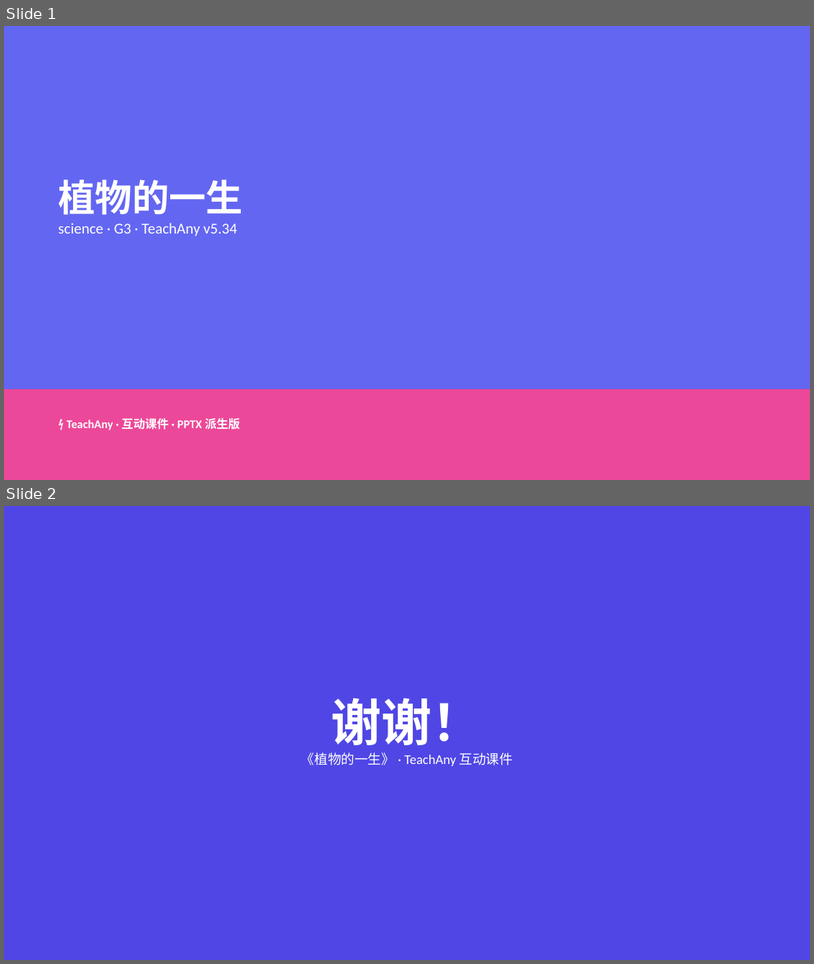
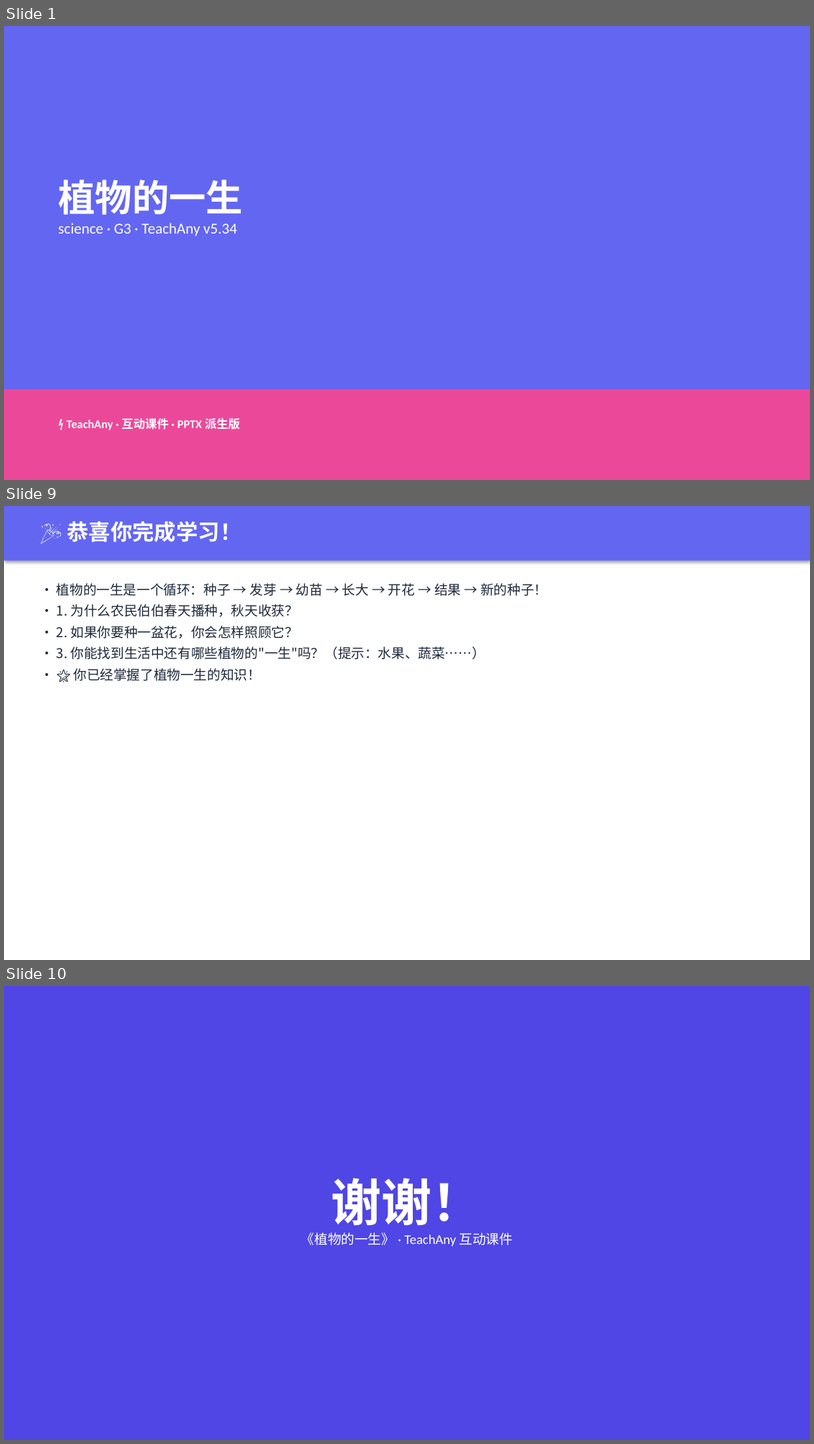
Before and after one commit to weponusa/teachany, a slide deck: examples/science-plant-life-cycle/science-plant-life-cycle.pptx. Shown one above the other, each under a label of ours: slides 1 and 2 before the commit, slides 1, 9 and 10 after it; the slides between them are not shown. The pictures are 814x964 and 814x1444 pixels, drawn with LibreOffice and Linux fonts; fonts in the diff are those of the drawing. Boxes give left, top, right and bottom in pixels: in the first picture for what was removed or moved away, otherwise in the second. Text is boxed around its words. In the diff, an @@ line names an element or a change of style, - is before the commit and + after.

```diff
--- a/examples/science-plant-life-cycle/science-plant-life-cycle.pptx
+++ b/examples/science-plant-life-cycle/science-plant-life-cycle.pptx
@@ slide 9 added at (x1=4, y1=506, x2=810, y2=960), background #FFFFFF @@
@@ rectangle added at (x1=4, y1=506, x2=810, y2=561), fill #6366F1 @@
@@ text added at (x1=67, y1=521, x2=242, y2=542), 26 pt, text #FFFFFF, bold @@
+🎉 恭喜你完成学习！
@@ text added at (x1=57, y1=583, x2=548, y2=681), 16 pt, text #1E293B @@
+• 植物的一生是一个循环：种子 → 发芽 → 幼苗 → 长大 → 开花 → 结果 → 新的种子！
+• 1. 为什么农民伯伯春天播种，秋天收获？
+• 2. 如果你要种一盆花，你会怎样照顾它？
+• 3. 你能找到生活中还有哪些植物的"一生"吗？（提示：水果、蔬菜……）
+• 🌟 你已经掌握了植物一生的知识！
@@ what was slide 2 is now slide 10 @@
```
Also in this commit, not shown: 7 other slides added, 5 other files.
